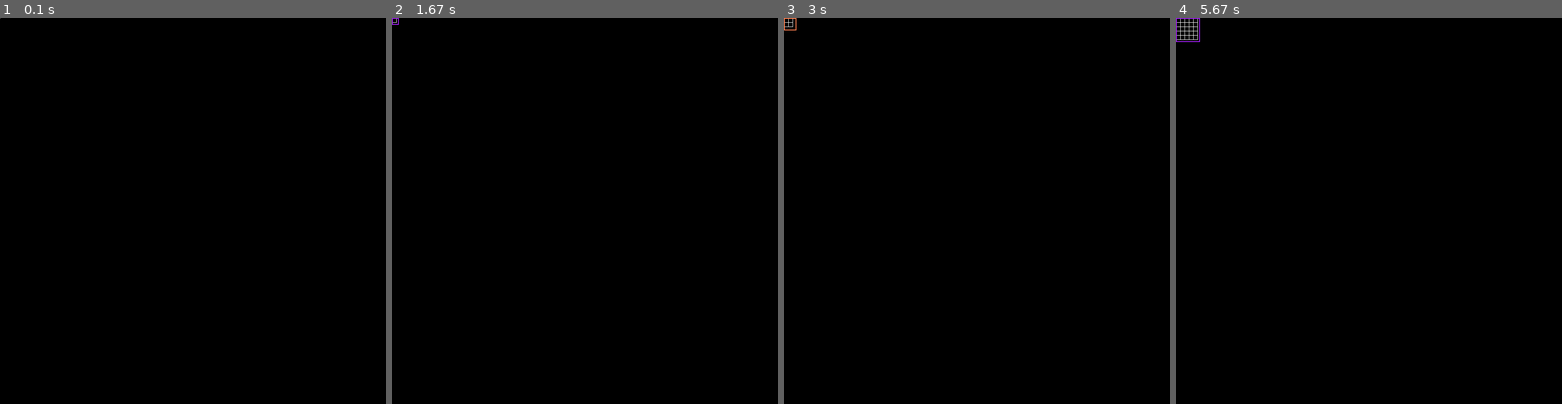
Above: before the commit, frames 1-4 (left to right).
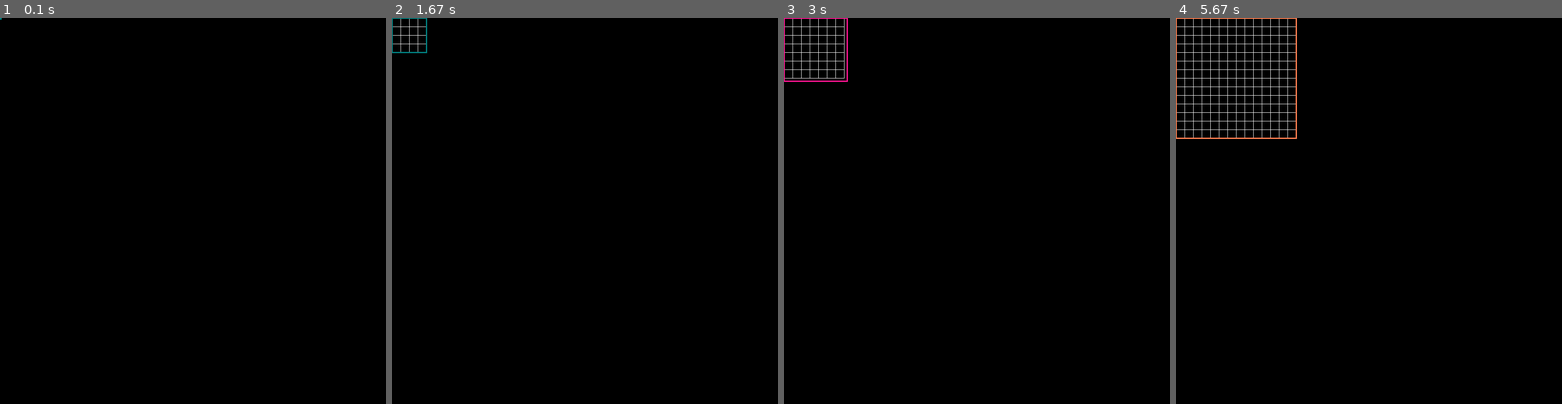
Above: after the commit, the same moments.

Repository: altamayo02/data-structs
Game: pygame game, started from src/other/queens/queens.py
Same seed, same stepped clock (60 frames per second), same inputs: the game is played once before the commit and once after it.
Inputs:
- Up to frame 1 (0.1 s): no input
- Up to frame 2 (1.67 s): no input
- Up to frame 3 (3 s): no input
- Up to frame 4 (5.67 s): no input

The runs differ from the first frame. In frame 1, less than 0.1% of the frame differs, in the area x 0-1%, y 0-1%; in frame 2, 0.2%; in frame 3, 0.4%; in frame 4, 1.2%, in the area x 0-32%, y 0-32%.

Commit message:
Pygame Queens delta implementation

Diff:
--- a/src/other/queens/queens.py
+++ b/src/other/queens/queens.py
@@ -1,28 +1,33 @@
 import pygame as pg, math
 from typing import Tuple
-#from pygame._sdl2 import Window
+from pygame._sdl2 import Window
 
+pg.init()
 pg.font.init()
 FONT = pg.font.Font(size=24)
+TABLE_UPDATE = pg.USEREVENT
+CELL_SIZE = 20
 
 class Queens:
 	def __init__(
 		self,
 		screen_size: Tuple[int, int] = (854, 480),
-		caption: str = "pygame-starter",
-		tick_speed: int = 60,
+		caption: str = "pygame-starter"
 	):
-		pg.init()
-		pg.display.set_caption(caption)
-		pg.time.set_timer(pg.USEREVENT, 1000)
-
 		self.screen_size = screen_size
 		self.screen = pg.display.set_mode(self.screen_size, pg.RESIZABLE)
-		#Window.from_display_module().maximize()
+		Window.from_display_module().maximize()
 		self.clock = pg.time.Clock()
-		self.tick_speed = tick_speed
 		self.timer = 0
-		self.queens: list[list] = [[0]]
+		self.queens: list[list] = [(0, 0)]
+		self.moves = [
+			(-1, -1), (-1, 0), (-1, 1),
+			(0, -1), (0, 1),
+			(1, -1), (1, 0), (1, 1)
+		]
+		self.position = 0
+		self.velocity = 0.05
+		self.table: list[list] = []
 
 		self.running = True
 		self.surfaces = {
@@ -38,44 +43,71 @@
 			]
 		}
 
+		pg.display.set_caption(caption)
+		self.clock.tick()
+		# FIXME - This is called before table is updated- big trouble
+		pg.time.set_timer(TABLE_UPDATE, int(0 * self.clock.get_time() * self.velocity))
+		print(int(self.clock.get_time() * self.velocity), self.clock.get_time(), self.velocity)
+
 	def game(self):
-		TABLE_SIZE = self.timer // 1000
+		self.position += self.clock.get_time() * self.velocity
+		TABLE_SIZE = int(self.position / CELL_SIZE)
+
+		# Update table
+		if pg.event.get(TABLE_UPDATE):
+			print("Event: Table update")
+			def mark(i, j):
+				self.table[i][j] = 2
+				for m in self.moves:
+					i1 = m[0]
+					j1 = m[1]
+					while self.is_valid(i + i1, j + j1):
+						if self.table[i + i1][j + j1] == 0:
+							self.table[i + i1][j + j1] = 1
+						i1 += m[0]
+						j1 += m[1]
+
+			for i in range(TABLE_SIZE):
+				self.table.append([])
+				for j in range(TABLE_SIZE):
+					self.table[i].append(0)
+
+			for q in self.queens:
+				i, j = q[0], q[1]
+				mark(i, j)
+
+			#self.print_table()
+
+			for i in range(TABLE_SIZE):
+				for j in range(TABLE_SIZE):
+					# Personal preference
+					#if self.table[i][j] == 0:
+					if self.table[j][i] == 0:
+						self.queens.append((j, i))
+						mark(j, i)
 
 		# Draw grid
-		for i in range(len(self.queens)):
-			for j in range(len(self.queens)):
+		for i in range(TABLE_SIZE + 1):
+			for j in range(TABLE_SIZE + 1):
+				if self.is_valid(i, j):
+					col = {
+						0: "lime",
+						1: "coral",
+						2: "purple"
+					}[self.table[i][j]]
+					pg.draw.rect(self.surfaces["bg"][0], col, pg.rect.Rect(i * CELL_SIZE, j * CELL_SIZE, CELL_SIZE, CELL_SIZE))
 				if i == 0:
 					# Trippy!
-					# pg.draw.line(self.surfaces["bg"][0], "white", (10 * (j - 1), 0), (10 * j, 10 * len(self.queens)))
-					pg.draw.line(self.surfaces["bg"][0], "white", (10 * j, 0), (10 * j, 10 * (len(self.queens) - 1)))
-			pg.draw.line(self.surfaces["bg"][0], "white", (0, 10 * i), (10 * (len(self.queens) - 1), 10 * i))
-
-		# Update matrix
-		if pg.event.get(pg.USEREVENT):
-			for r in self.queens:
-				print(r)
-			print("---")
-
-			def mark(i, j):
-				for i1 in range(len(self.queens)):
-					if i1 != i: self.queens[i1][j] = 1
-				for j1 in range(len(self.queens)):
-					if j1 != j: self.queens[i][j1] = 1
-
-			for i in range(len(self.queens)):
-				for j in range(len(self.queens)):
-					if self.queens[i][j] == 0:
-						self.queens[i][j] = 2
-						mark(i, j)
-				self.queens[i].append(0)
-			self.queens.append(len(self.queens[0]) * [0])
+					#pg.draw.line(self.surfaces["bg"][1], "white", (10 * (j - 1), 0), (10 * j, 10 * (TABLE_SIZE - 1)))
+					pg.draw.line(self.surfaces["bg"][1], "white", (j * CELL_SIZE, 0), (j * CELL_SIZE, TABLE_SIZE * CELL_SIZE))
+			pg.draw.line(self.surfaces["bg"][1], "white", (0, i * CELL_SIZE), (TABLE_SIZE * CELL_SIZE, i * CELL_SIZE))
 
 		# Draw scope
 		pg.draw.rect(
 			self.surfaces["fg"][-1],
-			["teal", "purple", "coral", "deeppink"][self.timer // 1000 % 4],
-			pg.Rect(0, 0, self.timer // 100, self.timer // 100),
-			2
+			["teal", "purple", "coral", "deeppink"][TABLE_SIZE % 4],
+			pg.Rect(-1, -1, self.position + 1, self.position + 1),
+			3
 		)
 
 
@@ -101,18 +133,31 @@
 			for n in self.surfaces[layer]:
 				self.screen.blit(n, (0, 0))
 		pg.display.update()
-		self.clock.tick(self.tick_speed)
+		self.clock.tick()
 		self.timer += self.clock.get_time()
 
 	def run(self):
-		"""
-		run update at the specified tick_speed, until exit.
-		"""
 		while self.running:
 			self.update()
 		pg.quit()
 
+	def is_valid(self, i, j):
+		return 0 <= i < len(self.table) and 0 <= j < len(self.table[0])
+
+	def print_table(self):
+		for r in self.table:
+			for c in r:
+				col = {
+					0: 32,
+					1: 31,
+					2: 35
+				}[c]
+
+				print(f"\u001B[{col}m{c}", end=" ")
+			print()
+		print("\u001B[0m---------------")
+
 
 if __name__ == "__main__":
-	game = Queens((900, 900), "Queens", math.inf)
+	game = Queens((900, 900), "Queens")
 	game.run()
